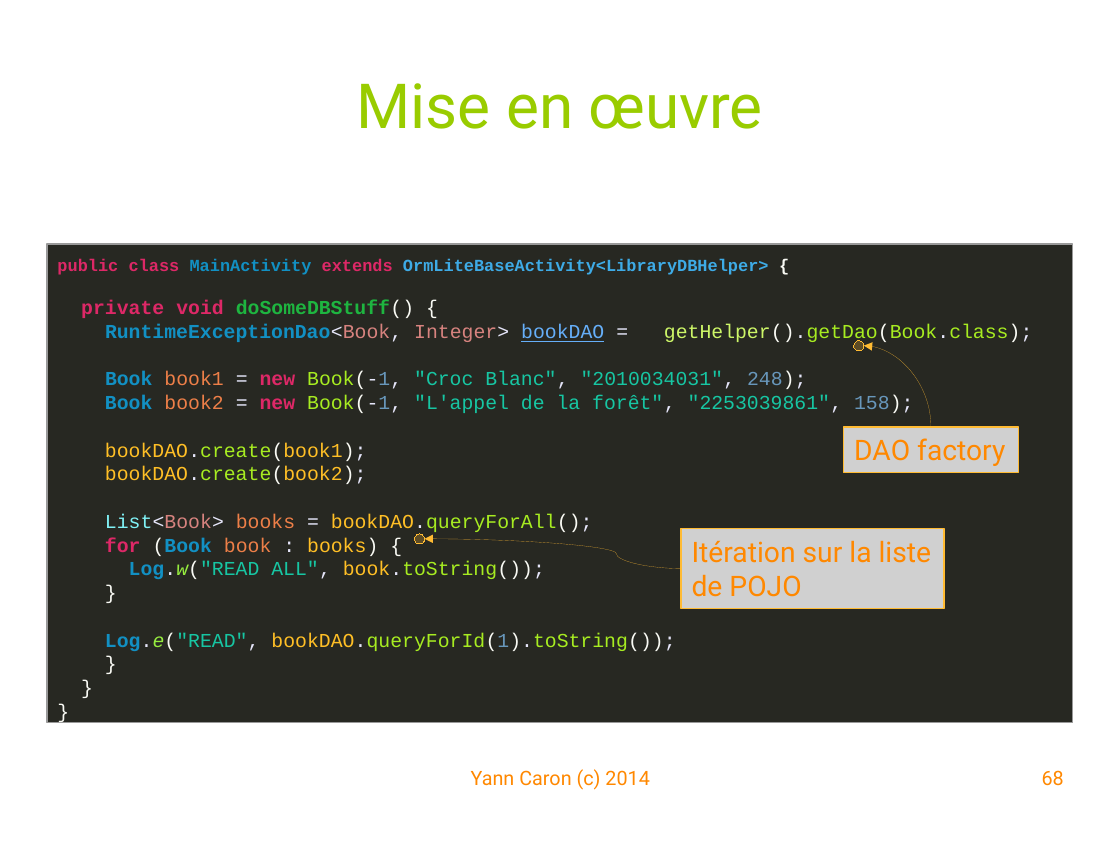
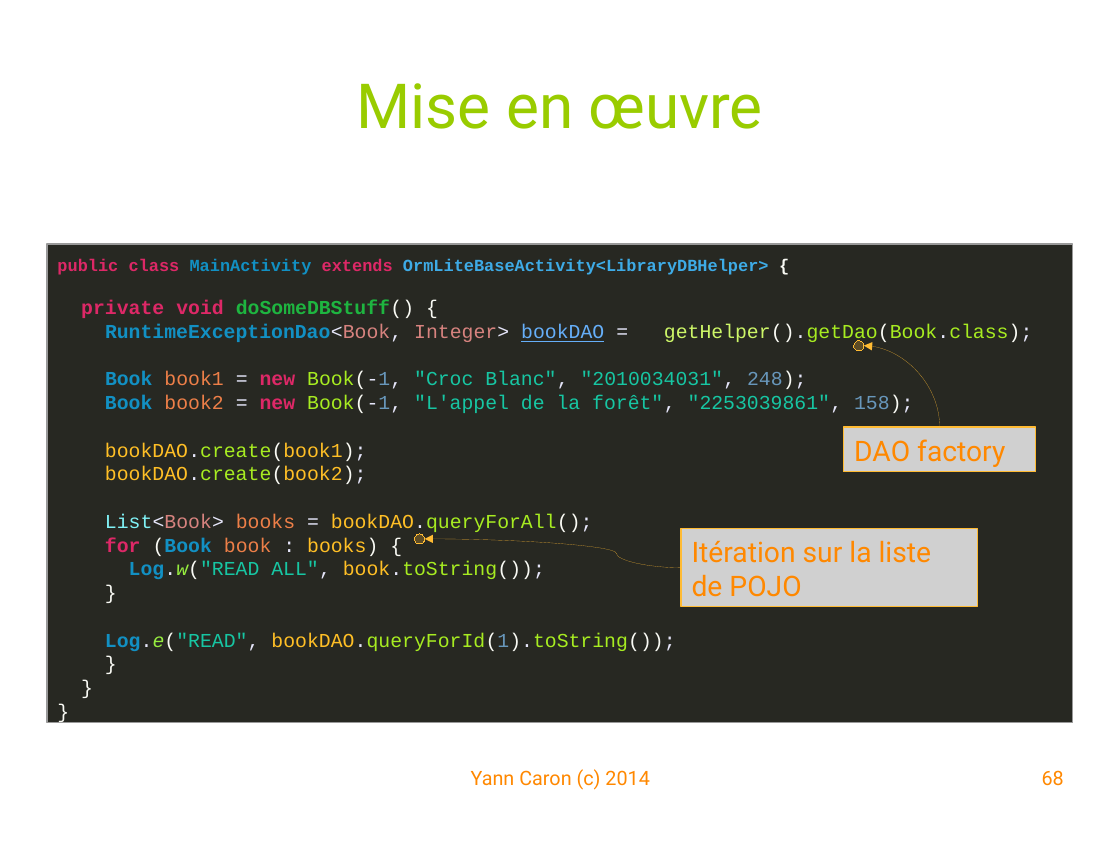
Before and after one commit to YannCaron/Android-ENSG, a slide deck: slide 68 of 04 - Databases.odp. Drawn at 1120x841 pixels with LibreOffice and Linux fonts; fonts in the diff are those of the drawing; grey boxes stand for pictures; background and template pictures are left out. Boxes give left, top, right and bottom in pixels: in the first picture for what was removed or moved away, otherwise in the second. Text is boxed around its words. In the diff, an @@ line names an element or a change of style, - is before the commit and + after.

```diff
--- a/04 - Databases.odp
+++ b/04 - Databases.odp
@@ curved arrow moved from (931, 427) - (864, 346) to (940, 427) - (864, 346) @@
@@ picture "DAO factory" resized from (x1=844, y1=427, x2=1018, y2=473) to (x1=844, y1=427, x2=1036, y2=472) @@
@@ curved arrow (681, 567) - (425, 539): route changed @@
@@ picture "Itération sur la liste" resized from (x1=681, y1=528, x2=944, y2=608) to (x1=681, y1=528, x2=978, y2=607) @@
```
Also in this commit, not shown: 15 other slides changed, 1 other file.
